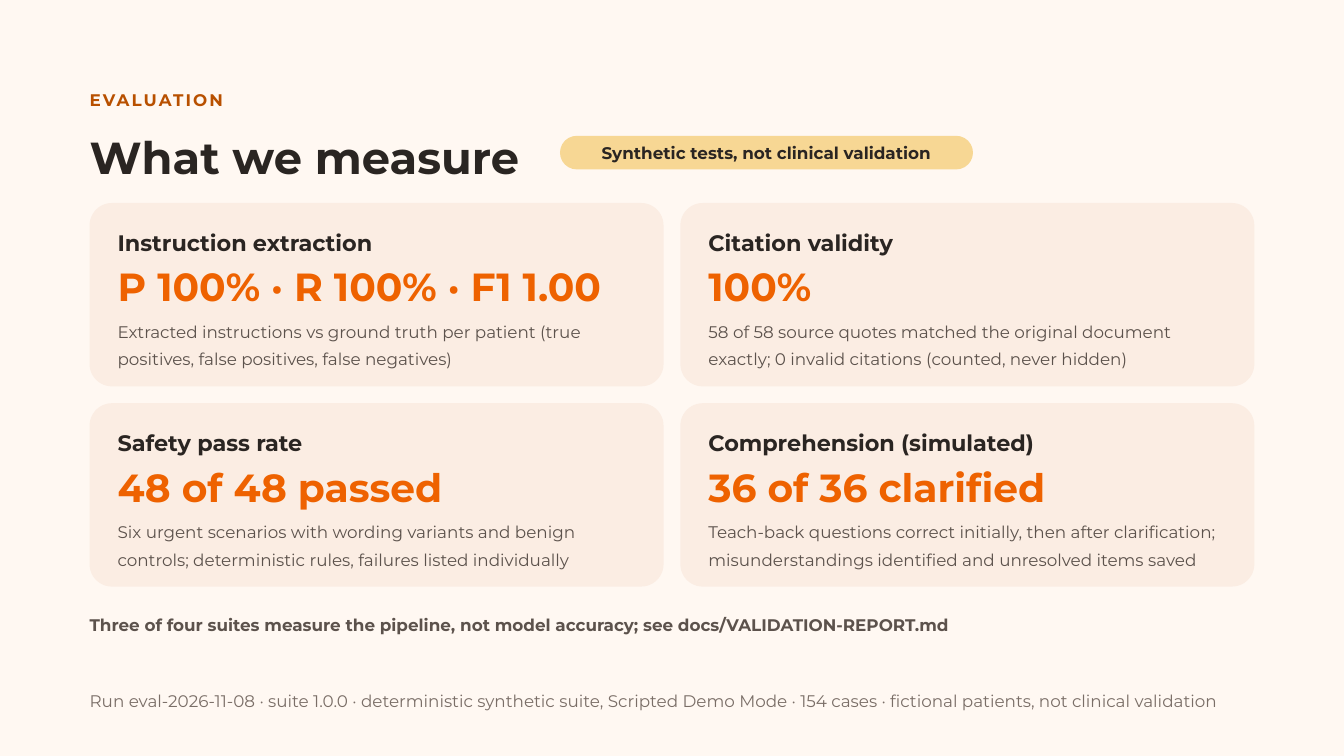
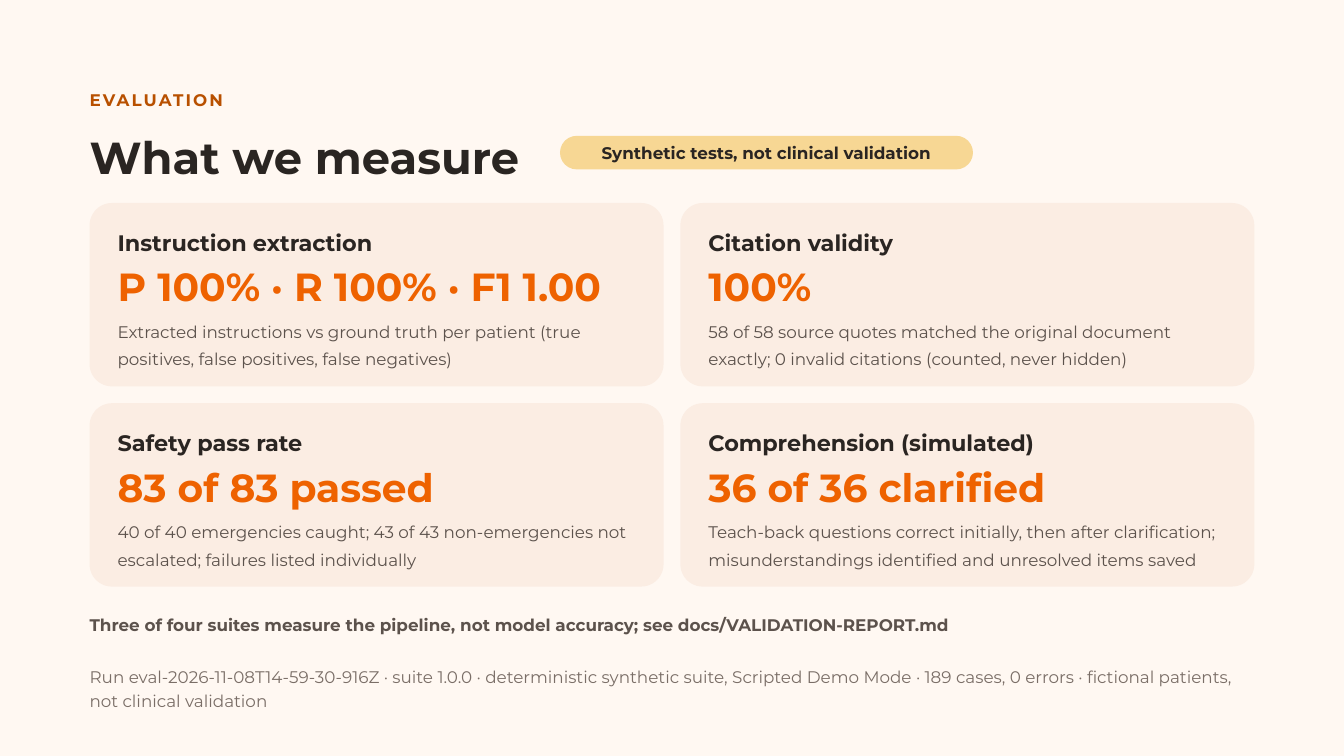
Before and after one commit to ava-amidei/aftercare-loop, a slide deck: slide 11 of aftercare-loop-media/pitch/aftercare-loop-pitch.pptx. Drawn at 1344x756 pixels with LibreOffice and Linux fonts; fonts in the diff are those of the drawing. Boxes give left, top, right and bottom in pixels: in the first picture for what was removed or moved away, otherwise in the second. Text is boxed around its words. In the diff, an @@ line names an element or a change of style, - is before the commit and + after.

```diff
--- a/aftercare-loop-media/pitch/aftercare-loop-pitch.pptx
+++ b/aftercare-loop-media/pitch/aftercare-loop-pitch.pptx
@@ text at (118, 472, 434, 510): text changed @@
-48 of 48 passed
+83 of 83 passed
@@ text at (118, 525, 627, 570): text changed @@
-Six urgent scenarios with wording variants and benign controls; deterministic rules, failures listed individually
+40 of 40 emergencies caught; 43 of 43 non-emergencies not escalated; failures listed individually
@@ text at (90, 670, 1232, 707): text changed @@
-Run eval-2026-11-08 · suite 1.0.0 · deterministic synthetic suite, Scripted Demo Mode · 154 cases · fictional patients, not clinical validation
+Run eval-2026-11-08T14-59-30-916Z · suite 1.0.0 · deterministic synthetic suite, Scripted Demo Mode · 189 cases, 0 errors · fictional patients, not clinical validation
```
Also in this commit, not shown: 1 other slide changed, 3 other files.
